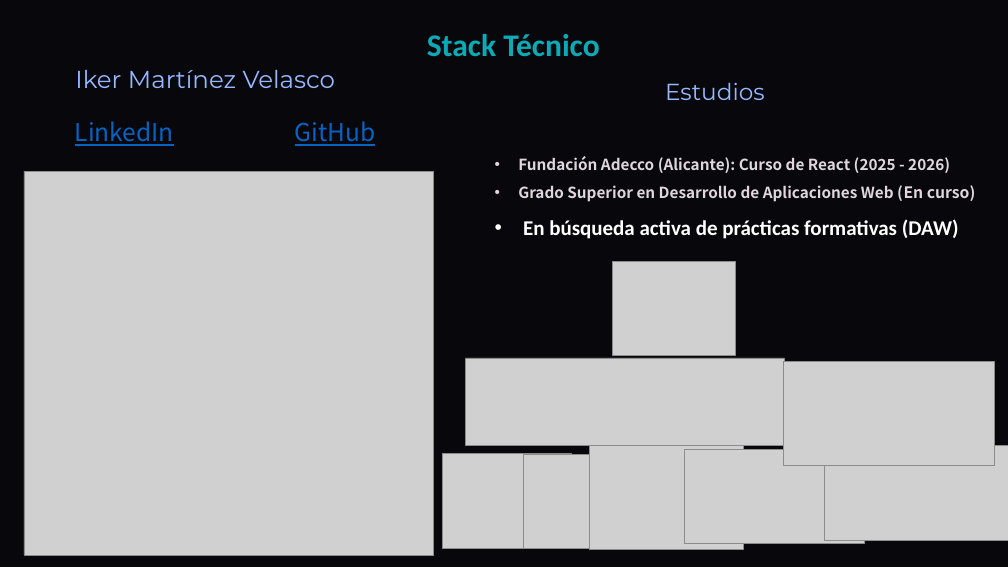
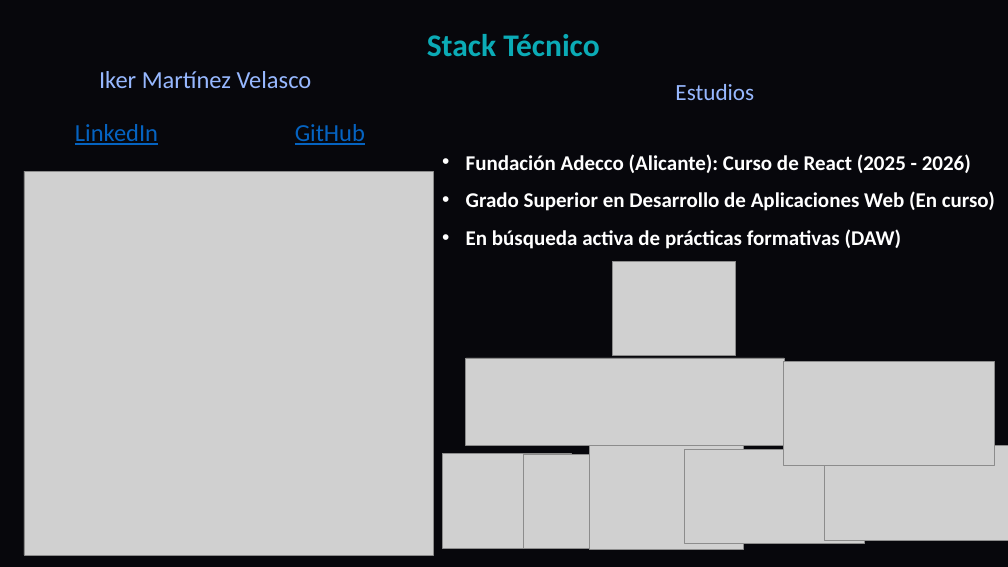
Before and after one commit to DavidCorredorMiguel/proyectogrupo2, a slide deck: slide 4 of Tech-and-Learn-Innovacion-y-Aprendizaje-en-E-commerce (1).pptx. Drawn at 1008x567 pixels with LibreOffice and Linux fonts; fonts in the diff are those of the drawing; grey boxes stand for pictures; background and template pictures are left out. Boxes give left, top, right and bottom in pixels: in the first picture for what was removed or moved away, otherwise in the second. Text is boxed around its words. In the diff, an @@ line names an element or a change of style, - is before the commit and + after.

```diff
--- a/Tech-and-Learn-Innovacion-y-Aprendizaje-en-E-commerce (1).pptx
+++ b/Tech-and-Learn-Innovacion-y-Aprendizaje-en-E-commerce (1).pptx
@@ text "Iker Martínez Velasco" at bbox=[99, 71, 312, 88]: font Montserrat to Calibri @@
@@ text "Estudios" at bbox=[675, 84, 754, 100]: font Montserrat to Calibri @@
@@ text "LinkedIn" at bbox=[75, 124, 158, 145]: font Noto Sans CJK TC to Calibri @@
@@ text "GitHub" at bbox=[295, 124, 365, 145]: font Noto Sans CJK TC to Calibri @@
@@ text "Fundación Adecco (Alicante): Curso de ...": place and size @@
-text "Fundación Adecco (Alicante): Curso de ..." at bbox=[518, 156, 976, 239]
+text "Fundación Adecco (Alicante): Curso de ..." at bbox=[466, 154, 995, 249]
@@ text at bbox=[466, 154, 995, 211]: size 17.5 to 24 pt, font Noto Sans CJK TC to Calibri, text colour #E0D6DE to #FFFFFF in "Fundación Adecco (Alicante): Curso de React (2025 ...", "Grado Superior en Desarrollo de Aplicaciones Web ..."; size 18 to 24 pt in "(En curso)" @@
```
Also in this commit, not shown: 12 other slides changed, 3 slides removed, 2 other files.
